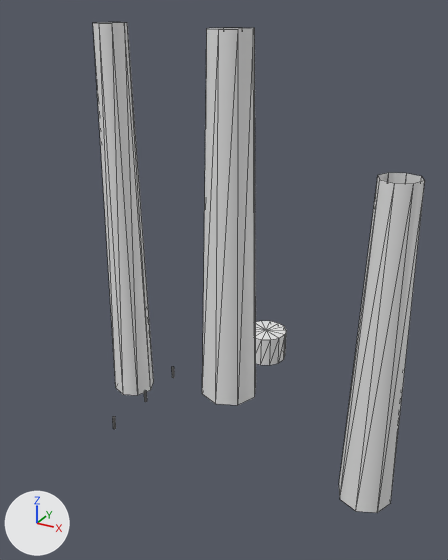
One commit to the OBJ model models/areas/sprouthollow/bark_0_1.obj: the scene before it, then after it.
Camera for both pictures: a camera (50 mm lens) standing at (32.8, -78.5, 35.0) and looking at (9.6, -36.4, 13.9). Arrows for +X, +Y and +Z are at lower left; the lights stay in place. The older version comes first. Mesh edges are drawn as thin lines. Where no turn or scale is listed for an object, it has been applied to the vertices. Vertices at exactly the same position are counted once.

Names of what the first picture shows: 'bark_0_1'.
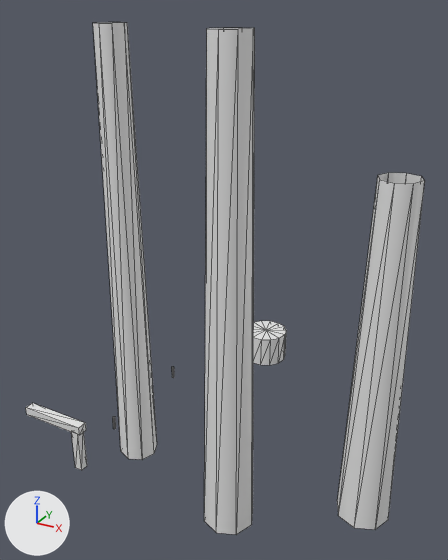
Pixel boxes [x1, y1, x2, y2] of what changed, in the pictures (448 x 560 px; the box of a moved part takes in the faces that stretch with it):
'bark_0_1', reshaped (20% wider)
    before: [93, 22, 425, 513]
    after: [26, 22, 425, 534]
part 1 of me_bark_0_1, added
    after: [71, 432, 87, 470]
part 2 of me_bark_0_1, added
    after: [26, 403, 86, 435]
part 3 of me_bark_0_1, moved or reshaped
    before: [339, 173, 425, 513]
    after: [337, 173, 425, 530]
part 4 of me_bark_0_1, moved or reshaped
    before: [96, 34, 256, 405]
    after: [96, 34, 255, 534]

What the commit changed:
me_bark_0_1 is used by ob_bark_0_1; location (0.0, 0.0, 0.0).
Verts and faces of me_bark_0_1; kept vertices keep their numbers, new ones are numbered from 116.
Before the commit, vertices of me_bark_0_1: 39 (26.0, -38.8, -1.1) at pixel (390, 503), 40 (25.4, -37.2, -1.1), 43 (23.8, -36.6, -1.1), 45 (22.3, -37.2, -1.1), 47 (21.7, -38.8, -1.1) at pixel (338, 484).
Before the commit, vertices of me_bark_0_1: 49 (22.3, -40.3, -1.1) at pixel (339, 499), 51 (23.8, -40.9, -1.1) at pixel (355, 511), 53 (25.4, -40.3, -1.1) at pixel (377, 512).
me_bark_0_1 had 116 vertices, 144 faces and spanned x 1.4..26.0, y -47.4..-21.9, z -1.1..34.1.
me_bark_0_1 now has 132 vertices, 168 faces and spans x -2.9..26.0, y -48.3..-21.9, z -5.0..34.1.
me_bark_0_1 part 1: a new loose piece, a box spanning x 1.95..2.65, y -48.25..-47.55, z -0.3..3.4.
me_bark_0_1 part 2: a new loose piece, a box spanning x -2.9..2.9, y -48.3..-47.5, z 3.4..4.1.
Part 3, on me_bark_0_1:
Vertices 39, 40, 43, 45, 47, 49, 51, 53 move by (0.0, 0.0, -1.7).
Part 4, on me_bark_0_1:
8 vertices are removed from x 11.3..15.6, y -44.7..-40.3, z 7.8.
16 faces are deleted.
8 vertices in x 5.5..8.4, y -47.4..-44.4, z 8.1 move by (0.0, 0.0, -6.1).
8 vertices are added at x 11.3..15.6, y -44.7..-40.3, z -5.0.
16 new faces join them.
